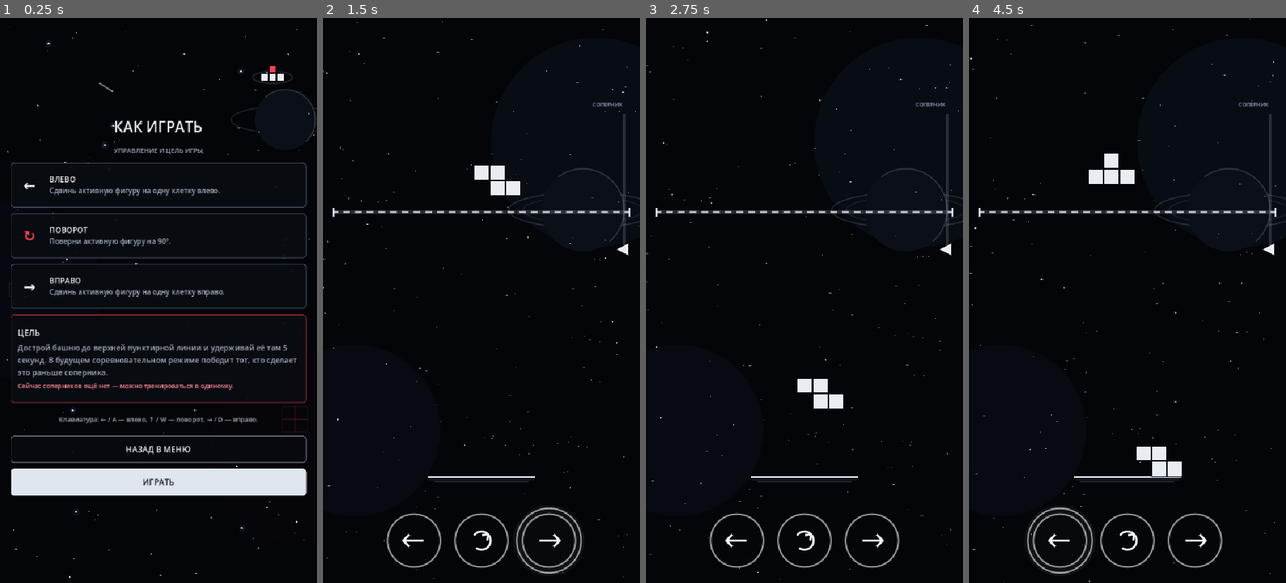
Above: before the commit, frames 1-4 (left to right).
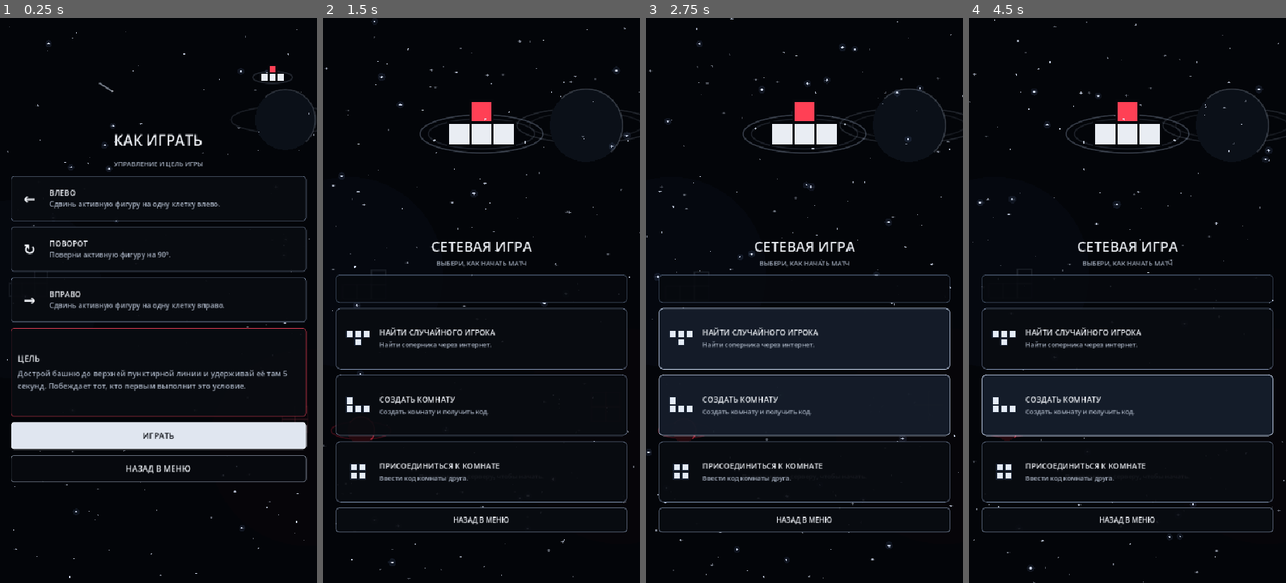
Above: after the commit, the same moments.

Repository: MrGardin/Tetris
Game: Godot game, scene res://scenes/HowToPlay/HowToPlay.tscn
The game is run twice, just before and just after one commit, with the same random seed, the same clock (stepped at 60 frames per second) and the same inputs. This scene is started directly instead of the project's main scene.
Inputs (mouse positions are in pixels of both pictures, inside the frame that each line leads up to):
- Up to frame 1 (0.25 s): no input
- Up to frame 2 (1.5 s): click "ИГРАТЬ" at 0.5 s; tap Enter at 1.25 s; move the mouse to (551, 272) at 1.27 s; hold D from 1.28 s (still down); click (551, 272) at 1.42 s
- Up to frame 3 (2.75 s): release D at 2 s; drag from (741, 328) to (788, 413) at 2.02 s
- Up to frame 4 (4.5 s): move the mouse to (1159, 176) at 2.77 s; hold D 2.78-3.5 s; drag from (1111, 413) to (1032, 215) at 3.52 s; move the mouse to (1222, 385) at 4.27 s; hold A from 4.28 s (still down)

The runs differ from the first frame. In frame 1, 19% of the frame differs, in the area x 3-97%, y 18-85%; in frame 2, 8.7%; in frame 3, 23%, in the area x 0-100%, y 0-100%; in frame 4, 18%.

Commit message:
Обновление описания в "Как играть"

Diff:
--- a/scenes/HowToPlay/how_to_play.gd
+++ b/scenes/HowToPlay/how_to_play.gd
@@ -1,12 +1,12 @@
 extends Node2D
 ## Экран обучения для Tetris:Windbound.
-## Центрируется между безопасными отступами экрана; при нехватке места прокручивается.
+## Центрируется между безопасными отступами; при нехватке места прокручивается.
 
 @export_file("*.tscn")
-var start_scene_path: String = "res://scenes/MultiplayerMenu/MultiplayerMenu.tscn"
+var start_scene_path: String = "res://scenes/Start/Start.tscn"
 
 @export_file("*.tscn")
-var main_scene_path: String = "res://Main.tscn"
+var multiplayer_menu_scene_path: String = "res://scenes/MultiplayerMenu/MultiplayerMenu.tscn"
 
 const SPACE := Color("#030509")
 const WHITE := Color("#f0f3f8")
@@ -92,8 +92,14 @@
 	)
 	draw_circle(center, radius, Color("#0b1018"))
 	draw_arc(
-		center, radius, -2.3, 0.8, 48,
-		Color(0.81, 0.86, 0.94, 0.18), 1.0, true
+		center,
+		radius,
+		-2.3,
+		0.8,
+		48,
+		Color(0.81, 0.86, 0.94, 0.18),
+		1.0,
+		true
 	)
 
 
@@ -102,8 +108,14 @@
 		var star := stars[i]
 		var speed := star_speeds[i]
 
-		var x := fposmod(star.x * viewport_size.x + speed.x * elapsed, viewport_size.x)
-		var y := fposmod(star.y * viewport_size.y + speed.y * elapsed, viewport_size.y)
+		var x := fposmod(
+			star.x * viewport_size.x + speed.x * elapsed,
+			viewport_size.x
+		)
+		var y := fposmod(
+			star.y * viewport_size.y + speed.y * elapsed,
+			viewport_size.y
+		)
 		var twinkle := 0.5 + 0.5 * sin(elapsed * 2.0 + star.w)
 		var alpha := 0.22 + 0.70 * twinkle
 		var point := Vector2(x, y)
@@ -135,8 +147,14 @@
 			continue
 
 		var progress := cycle
-		var x := fposmod(float(i) * 0.37 + 0.18 + progress * 0.70, 1.0)
-		var y := fposmod(float(i) * 0.23 + progress * 0.52, 1.0)
+		var x := fposmod(
+			float(i) * 0.37 + 0.18 + progress * 0.70,
+			1.0
+		)
+		var y := fposmod(
+			float(i) * 0.23 + progress * 0.52,
+			1.0
+		)
 		var head := Vector2(x * viewport_size.x, y * viewport_size.y)
 		var tail := head + Vector2(-22.0, -14.0)
 
@@ -263,7 +281,6 @@
 	_add_header()
 	_add_control_cards()
 	_add_objective_card()
-	_add_keyboard_hint()
 	_add_buttons()
 
 
@@ -331,10 +348,7 @@
 	icon.horizontal_alignment = HORIZONTAL_ALIGNMENT_CENTER
 	icon.vertical_alignment = VERTICAL_ALIGNMENT_CENTER
 	icon.add_theme_font_size_override("font_size", 25)
-	icon.add_theme_color_override(
-		"font_color",
-		RED if heading == "ПОВОРОТ" else WHITE
-	)
+	icon.add_theme_color_override("font_color", WHITE)
 	row.add_child(icon)
 
 	var text_column := VBoxContainer.new()
@@ -386,8 +400,7 @@
 	var description := Label.new()
 	description.text = (
 		"Дострой башню до верхней пунктирной линии и удерживай её там "
-		+ "5 секунд. В будущем соревновательном режиме победит тот, "
-		+ "кто сделает это раньше соперника."
+		+ "5 секунд. Побеждает тот, кто первым выполнит это условие."
 	)
 	description.size_flags_horizontal = Control.SIZE_EXPAND_FILL
 	description.autowrap_mode = TextServer.AUTOWRAP_WORD_SMART
@@ -395,36 +408,16 @@
 	description.add_theme_color_override("font_color", MUTED)
 	column.add_child(description)
 
-	var note := Label.new()
-	note.text = "Сейчас соперников ещё нет — можно тренироваться в одиночку."
-	note.size_flags_horizontal = Control.SIZE_EXPAND_FILL
-	note.autowrap_mode = TextServer.AUTOWRAP_WORD_SMART
-	note.add_theme_font_size_override("font_size", 11)
-	note.add_theme_color_override("font_color", Color("#ff8995"))
-	column.add_child(note)
-
-
-func _add_keyboard_hint() -> void:
-	var hint := Label.new()
-	hint.text = "Клавиатура: ← / A — влево, ↑ / W — поворот, → / D — вправо."
-	hint.size_flags_horizontal = Control.SIZE_EXPAND_FILL
-	hint.custom_minimum_size = Vector2(0.0, 36.0)
-	hint.horizontal_alignment = HORIZONTAL_ALIGNMENT_CENTER
-	hint.vertical_alignment = VERTICAL_ALIGNMENT_CENTER
-	hint.autowrap_mode = TextServer.AUTOWRAP_WORD_SMART
-	hint.add_theme_font_size_override("font_size", 11)
-	hint.add_theme_color_override("font_color", MUTED)
-	content.add_child(hint)
-
 
 func _add_buttons() -> void:
+	# Порядок поменян: сначала кнопка игры, затем возврат в меню.
+	var play_button := _create_button("ИГРАТЬ", true)
+	play_button.pressed.connect(_on_play_pressed)
+	content.add_child(play_button)
+
 	var back_button := _create_button("НАЗАД В МЕНЮ", false)
 	back_button.pressed.connect(_on_back_pressed)
 	content.add_child(back_button)
-
-	var play_button := _create_button("ИГРАТЬ", true)
-	play_button.pressed.connect(_on_play_pressed)
-	content.add_child(play_button)
 
 
 func _make_panel_style(is_objective: bool) -> StyleBoxFlat:
@@ -524,7 +517,7 @@
 
 
 func _on_play_pressed() -> void:
-	_change_scene(main_scene_path)
+	_change_scene(multiplayer_menu_scene_path)
 
 
 func _change_scene(path: String) -> void:
@@ -532,7 +525,7 @@
 		push_error("Сцена не найдена: %s" % path)
 		return
 
-	var error := get_tree().change_scene_to_file(path)
+	var error: Error = get_tree().change_scene_to_file(path)
 	if error != OK:
 		push_error(
 			"Не удалось открыть сцену %s. Код ошибки: %s"
